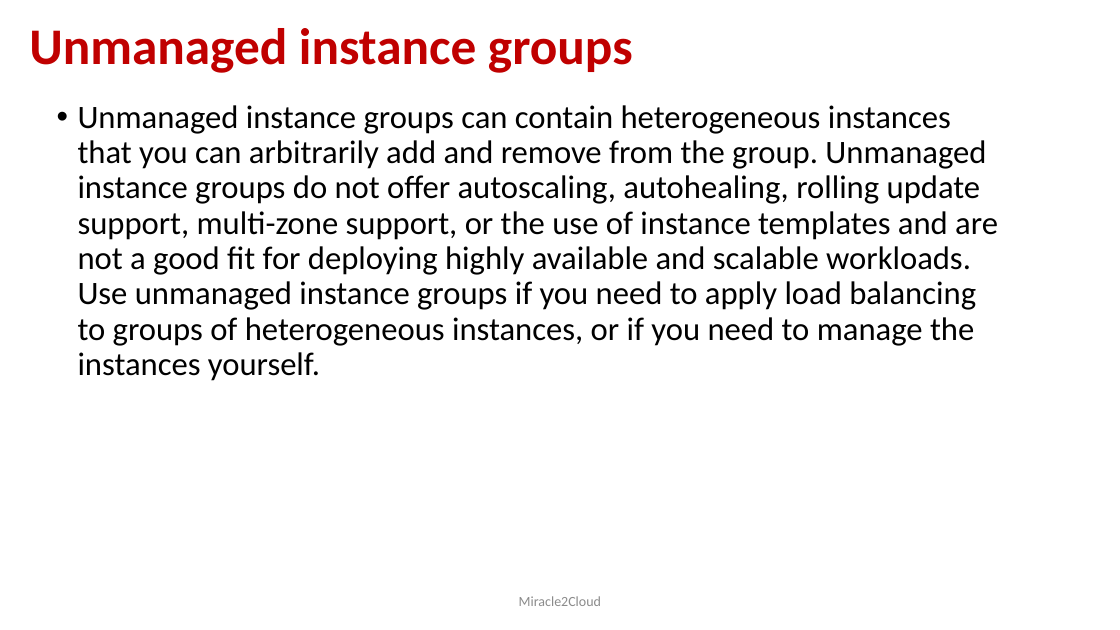
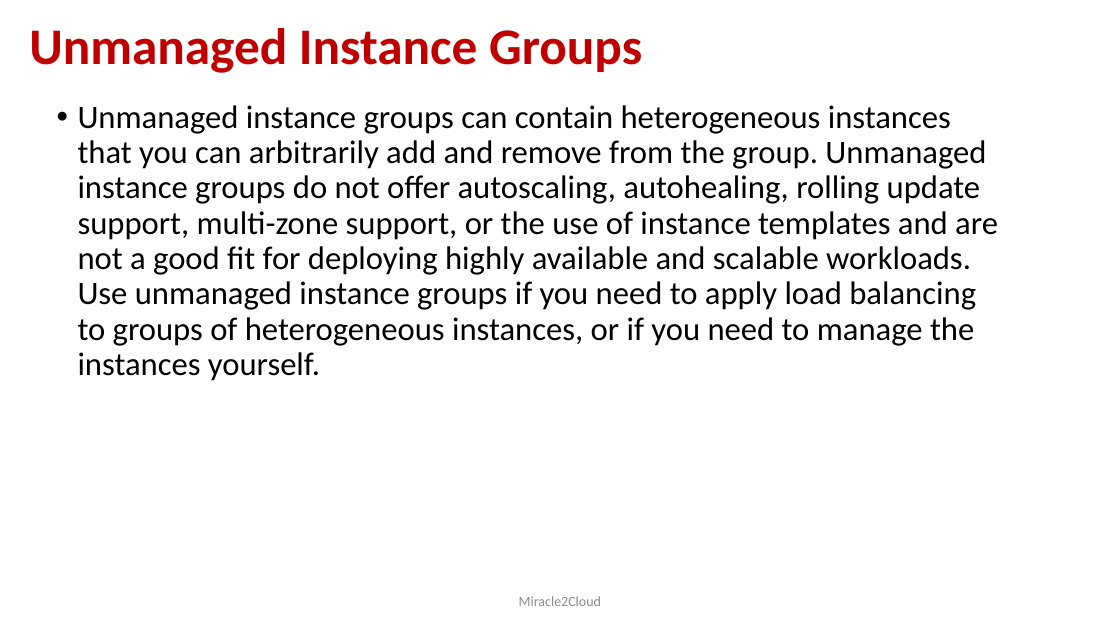
Before and after one commit to miracle2cloud/gcp, a slide deck: slide 52 of Google Cloud Platform.pptx. Drawn at 1120x630 pixels with LibreOffice and Linux fonts; fonts in the diff are those of the drawing. Boxes give left, top, right and bottom in pixels: in the first picture for what was removed or moved away, otherwise in the second. Text is boxed around its words. In the diff, an @@ line names an element or a change of style, - is before the commit and + after.

```diff
--- a/Google Cloud Platform.pptx
+++ b/Google Cloud Platform.pptx
@@ title at box(29, 28, 642, 73): text changed @@
-Unmanaged instance groups
+Unmanaged Instance Groups
```
Also in this commit, not shown: 2 slides added, 25 other files.
